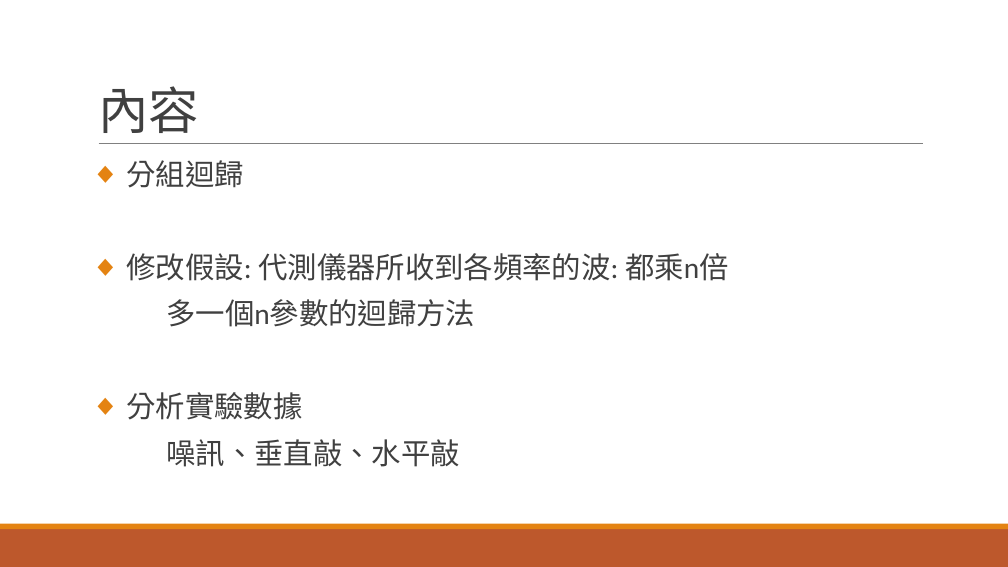
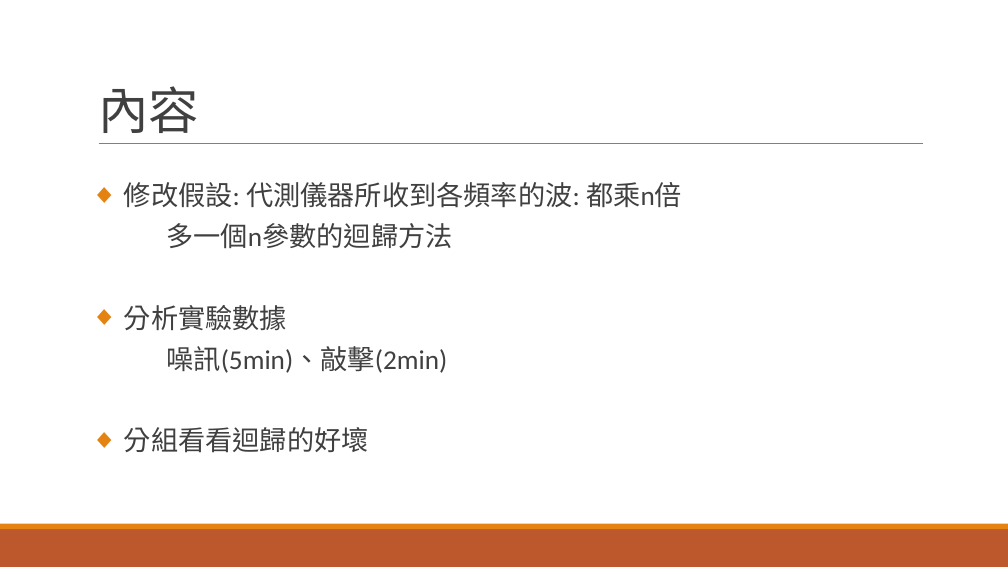
Before and after one commit to r889165/BackUpThesis, a slide deck: slide 17 of Geophone_Calibration/地聲儀求參數.pptx. Drawn at 1008x567 pixels with LibreOffice and Linux fonts; fonts in the diff are those of the drawing. Boxes give left, top, right and bottom in pixels: in the first picture for what was removed or moved away, otherwise in the second. Text is boxed around its words. In the diff, an @@ line names an element or a change of style, - is before the commit and + after.

```diff
--- a/Geophone_Calibration/地聲儀求參數.pptx
+++ b/Geophone_Calibration/地聲儀求參數.pptx
@@ text "修改假設: 代測儀器所收到各頻率的波: 都乘n倍": place and size @@
-text "修改假設: 代測儀器所收到各頻率的波: 都乘n倍" at (126, 160, 729, 467)
+text "修改假設: 代測儀器所收到各頻率的波: 都乘n倍" at (124, 182, 682, 453)
@@ text at (126, 160, 243, 188): paragraph removed @@
-◆ 分組迴歸
@@ text at (124, 182, 682, 330): size 28 to 25.9 pt in "修改假設: 代測儀器所收到各頻率的波: 都乘n倍", "多一個n參數的迴歸方法", "分析實驗數據"; line spacing 0.9 to 0.8 @@
@@ text at (124, 346, 447, 453): text changed; size 28 to 25.9 pt @@
-噪訊、垂直敲、水平敲
+噪訊(5min)、敲擊(2min)
+◆ 分組看看迴歸的好壞
```
Also in this commit, not shown: 4 other slides changed, 10 slides added, 4 slides removed, 21 other files.
